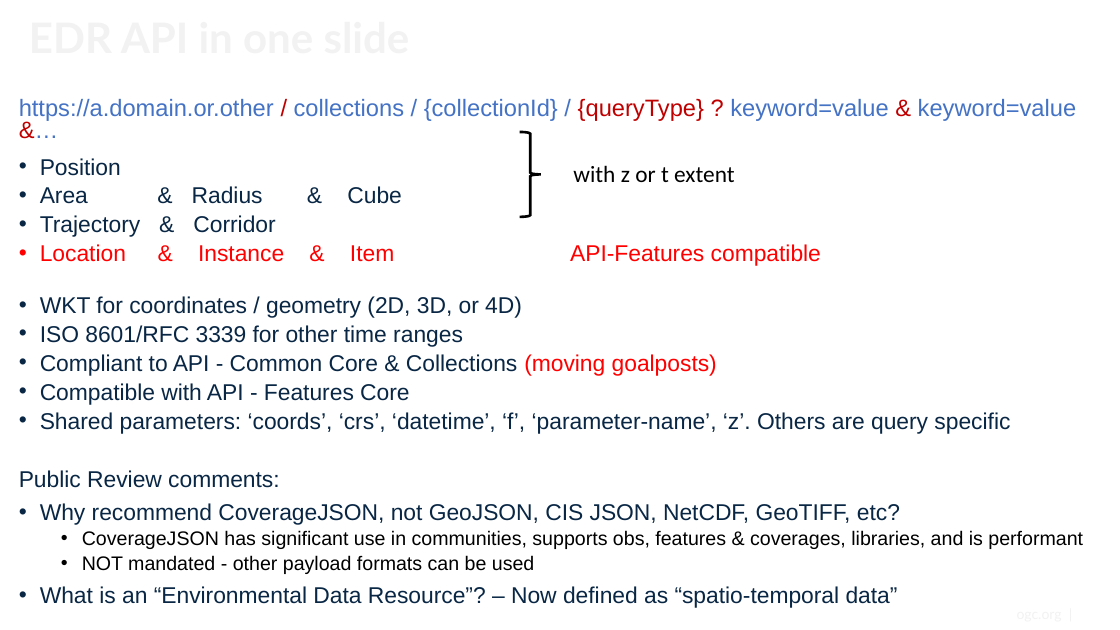
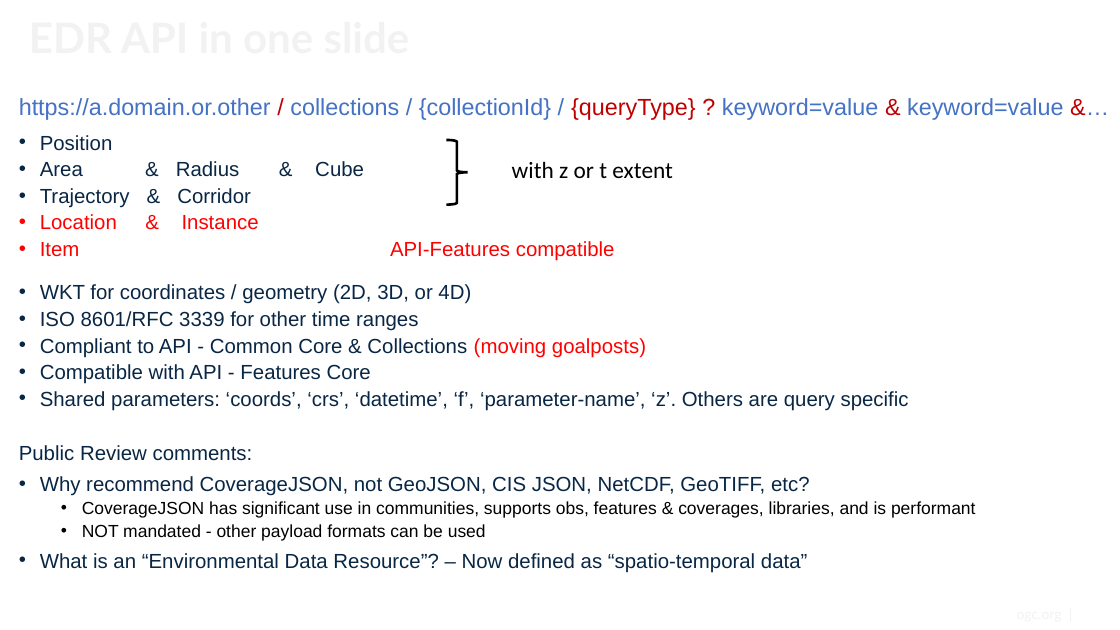
Before and after one commit to metanorma/developer-track, a slide deck: slide 19 of Presentations/20210324_Event/2021_March_Virtual_DevelopersTrack_EDR-API.pptx. Drawn at 1120x630 pixels with LibreOffice and Linux fonts; fonts in the diff are those of the drawing; background and template pictures are left out. Boxes give left, top, right and bottom in pixels: in the first picture for what was removed or moved away, otherwise in the second. Text is boxed around its words. In the diff, an @@ line names an element or a change of style, - is before the commit and + after.

Commit message:
Add files via upload
corrected typo

```diff
--- a/Presentations/20210324_Event/2021_March_Virtual_DevelopersTrack_EDR-API.pptx
+++ b/Presentations/20210324_Event/2021_March_Virtual_DevelopersTrack_EDR-API.pptx
@@ text at <box>19,98,1063,573</box>: size 20.3 to 20 pt in "https://a.domain.or.other / collections / {collectionId} / { ..."; size 19.6 to 17.5 pt in "Position", "Area & Radius & Cube", "Trajectory & Corridor", "WKT for coordinates / geometry (2D, 3D, ..." and 7 more places; size 16.8 to 15 pt in "CoverageJSON has significant use in communities, supports ...", "NOT mandated - other payload formats can ..." @@
@@ right brace: place and size @@
-right brace at <box>520,132,541,217</box>
+right brace at <box>446,140,467,205</box>
@@ text "with z or t extent": place and size @@
-text "with z or t extent" at <box>573,165,735,182</box>
+text "with z or t extent" at <box>512,161,673,178</box>
@@ text at <box>40,214,615,261</box>: text changed; size 19.6 to 17.5 pt @@
-• Location & Instance & Item API-Features compatible
+• Location & Instance
+• Item API-Features compatible
```
